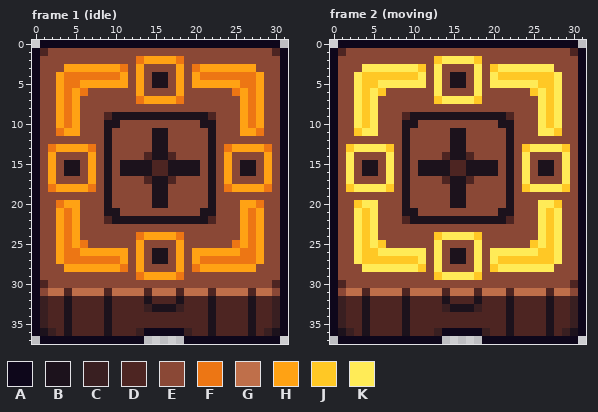
Edited in one commit: pixel-art file (BurningKnight/Content/Animations/moving_platform.ase). The first picture shows the starting point.
32x38 pixels, 2 frames. Shown: frame 1 (idle), frame 2 (moving).
Palette (. is transparent): A #0e071b  B #1c121c  C #391f21  D #4d2522  E #8a4836  F #ed7614  G #bf6f4a  H #ffa214  J #ffc825  K #ffeb57
Pixels before, frame 1 (idle), first column x 0:
 0 .AAAAAAAAAAAAAAAAAAAAAAAAAAAAAA.
 1 ADEEEEEEEEEEEEEEEEEEEEEEEEEEEEDA
 2 AEEEEEEEEEEEEFHHHHFEEEEEEEEEEEEA
 3 AEEEHHHHHHHFEHEEEEHEFHHHHHHHEEEA
 4 AEEHFFFFFFFHEHEBBEHEHFFFFFFFHEEA
 5 AEEHFFHHHHHHEHEBBEHEHHHHHHFFHEEA
 6 AEEHFHFEEEEEEHEEEEHEEEEEEFHFHEEA
 7 AEEHFHEEEEEEEFHHHHFEEEEEEEHFHEEA
 8 AEEHFHEEEEEEEEEEEEEEEEEEEEHFHEEA
 9 AEEHFHEEEDBBBBBBBBBBBBDEEEHFHEEA
10 AEEHFHEEEBBEEEEEEEEEEBBEEEHFHEEA
11 AEEFHHEEEBEEEEEBBEEEEEBEEEHHFEEA
12 AEEEEEEEEBEEEEEBBEEEEEBEEEEEEEEA
13 AEFHHHHFEBEEEEEBBEEEEEBEFHHHHFEA
14 AEHEEEEHEBEEEEDBBDEEEEBEHEEEEHEA
15 AEHEBBEHEBEBBBBDDBBBBEBEHEBBEHEA
16 AEHEBBEHEBEBBBBDDBBBBEBEHEBBEHEA
17 AEHEEEEHEBEEEEDBBDEEEEBEHEEEEHEA
18 AEFHHHHFEBEEEEEBBEEEEEBEFHHHHFEA
19 AEEEEEEEEBEEEEEBBEEEEEBEEEEEEEEA
20 AEEFHHEEEBEEEEEBBEEEEEBEEEHHFEEA
21 AEEHFHEEEBBEEEEEEEEEEBBEEEHFHEEA
22 AEEHFHEEEDBBBBBBBBBBBBDEEEHFHEEA
23 AEEHFHEEEEEEEEEEEEEEEEEEEEHFHEEA
24 AEEHFHEEEEEEEFHHHHFEEEEEEEHFHEEA
25 AEEHFHFEEEEEEHEEEEHEEEEEEFHFHEEA
26 AEEHFFHHHHHHEHEBBEHEHHHHHHFFHEEA
27 AEEHFFFFFFFHEHEBBEHEHFFFFFFFHEEA
28 AEEEHHHHHHHFEHEEEEHEFHHHHHHHEEEA
29 AEEEEEEEEEEEEFHHHHFEEEEEEEEEEEEA
30 ADEEEEEEEEEEEEEEEEEEEEEEEEEEEEDA
31 AEGGDGGGGDGGGGDGGGDGGGDGGGGDGGEA
32 ACDDBDDDDBDDDDBDDDBDDDBDDDDBDDCA
33 ACDDBDDDDBDDDDCBBBCDDDBDDDDBDDCA
34 ACDDBDDDDBDDDDDDDDDDDDBDDDDBDDCA
35 ACDDBDDDDBDDDDDDDDDDDDBDDDDBDDCA
36 ABCDBDDDDBDDDCAAAAACDDBDDDDBDCBA
37 .AAAAAAAAAAAAA.....AAAAAAAAAAAA.
Pixels before, frame 2 (moving), first column x 0:
 0 .AAAAAAAAAAAAAAAAAAAAAAAAAAAAAA.
 1 ADEEEEEEEEEEEEEEEEEEEEEEEEEEEEDA
 2 AEEEEEEEEEEEEJKKKKJEEEEEEEEEEEEA
 3 AEEEKKKKKKKJEKEEEEKEJKKKKKKKEEEA
 4 AEEKJJJJJJJKEKEBBEKEKJJJJJJJKEEA
 5 AEEKJJKKKKKKEKEBBEKEKKKKKKJJKEEA
 6 AEEKJKJEEEEEEKEEEEKEEEEEEJKJKEEA
 7 AEEKJKEEEEEEEJKKKKJEEEEEEEKJKEEA
 8 AEEKJKEEEEEEEEEEEEEEEEEEEEKJKEEA
 9 AEEKJKEEEDBBBBBBBBBBBBDEEEKJKEEA
10 AEEKJKEEEBBEEEEEEEEEEBBEEEKJKEEA
11 AEEJKKEEEBEEEEEBBEEEEEBEEEKKJEEA
12 AEEEEEEEEBEEEEEBBEEEEEBEEEEEEEEA
13 AEJKKKKJEBEEEEEBBEEEEEBEJKKKKJEA
14 AEKEEEEKEBEEEEDBBDEEEEBEKEEEEKEA
15 AEKEBBEKEBEBBBBDDBBBBEBEKEBBEKEA
16 AEKEBBEKEBEBBBBDDBBBBEBEKEBBEKEA
17 AEKEEEEKEBEEEEDBBDEEEEBEKEEEEKEA
18 AEJKKKKJEBEEEEEBBEEEEEBEJKKKKJEA
19 AEEEEEEEEBEEEEEBBEEEEEBEEEEEEEEA
20 AEEJKKEEEBEEEEEBBEEEEEBEEEKKJEEA
21 AEEKJKEEEBBEEEEEEEEEEBBEEEKJKEEA
22 AEEKJKEEEDBBBBBBBBBBBBDEEEKJKEEA
23 AEEKJKEEEEEEEEEEEEEEEEEEEEKJKEEA
24 AEEKJKEEEEEEEJKKKKJEEEEEEEKJKEEA
25 AEEKJKJEEEEEEKEEEEKEEEEEEJKJKEEA
26 AEEKJJKKKKKKEKEBBEKEKKKKKKJJKEEA
27 AEEKJJJJJJJKEKEBBEKEKJJJJJJJKEEA
28 AEEEKKKKKKKJEKEEEEKEJKKKKKKKEEEA
29 AEEEEEEEEEEEEJKKKKJEEEEEEEEEEEEA
30 ADEEEEEEEEEEEEEEEEEEEEEEEEEEEEDA
31 AEGGDGGGGDGGGGDGGGDGGGDGGGGDGGEA
32 ACDDBDDDDBDDDDBDDDBDDDBDDDDBDDCA
33 ACDDBDDDDBDDDDCBBBCDDDBDDDDBDDCA
34 ACDDBDDDDBDDDDDDDDDDDDBDDDDBDDCA
35 ACDDBDDDDBDDDDDDDDDDDDBDDDDBDDCA
36 ABCDBDDDDBDDDCAAAAACDDBDDDDBDCBA
37 .AAAAAAAAAAAAA.....AAAAAAAAAAAA.
After the commit:
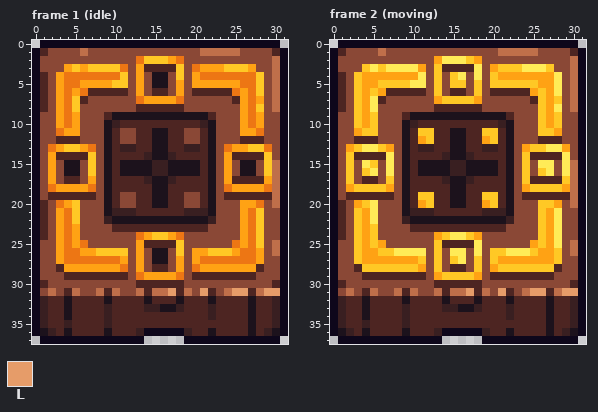
Colours new in this view: L #e69c69
Difference:
Frame 1 (idle):
y 1: x 6 E -> G; x 21..25 EEEEE -> GGGGG
y 2: x 14..16 HHH -> JJJ; x 30 E -> G
y 3: x 5 H -> J; x 7..10 HHHH -> JJJJ; x 14..18 EEEEH -> DDDDJ; x 24..26 HHH -> JJJ; x 30 E -> G
y 4: x 1 E -> D; x 11 H -> J; x 18 H -> J; x 28 H -> J; x 30 E -> G
y 5: x 1 E -> D; x 10..11 HH -> JJ; x 28 H -> J; x 30 E -> G
y 6: x 1 E -> D; x 7..11 EEEEE -> DDDDD; x 15..16 EE -> DD; x 20..24 EEEEE -> DDDDD; x 28 H -> J; x 30 E -> G
y 7: x 1 E -> D; x 5..6 HE -> JD; x 25 E -> D; x 30 E -> G
y 8: x 1 E -> D; x 5 H -> J; x 13..18 EEEEEE -> DDDDDD; x 28 H -> J; x 30 E -> G
y 10: x 10..21 BEEEEEEEEEEB -> CDDDDDDDDDDC
y 11: x 10 E -> D; x 13..14 EE -> DD; x 17..18 EE -> DD; x 21 E -> D
y 12: x 3..5 EEE -> DDD; x 10 E -> D; x 13..14 EE -> DD; x 17..18 EE -> DD; x 21 E -> D; x 26..28 EEE -> DDD
y 13: x 4..5 HH -> JJ; x 10..14 EEEEE -> DCCDD; x 17..21 EEEEE -> DDCCD; x 27..28 HH -> JJ
y 14: x 3..7 EEEEH -> DDDDJ; x 10..14 EEEED -> DDDDC; x 17..21 DEEEE -> CDDDD; x 25..29 EEEEH -> DDDDJ
y 15..16: x 7 H -> J; x 10 E -> D; x 15..16 DD -> CC; x 21 E -> D; x 29..30 HE -> JG
y 17: x 4..5 EE -> DD; x 10..14 EEEED -> DDDDC; x 17..21 DEEEE -> CDDDD; x 25..28 EEEE -> DDDD; x 30 E -> G
y 18: x 10..14 EEEEE -> DDDDD; x 17..21 EEEEE -> DDDDD; x 30 E -> G
y 19: x 2..7 EEEEEE -> DDDDDD; x 10 E -> D; x 13..14 EE -> DD; x 17..18 EE -> DD; x 21 E -> D; x 24..30 EEEEEEE -> DDDDDDG
y 20: x 1 E -> D; x 5 H -> J; x 10 E -> D; x 13..14 EE -> DD; x 17..18 EE -> DD; x 21 E -> D; x 30 E -> G
y 21: x 1 E -> D; x 5 H -> J; x 10..21 BEEEEEEEEEEB -> CCCDDDDDDCCC; x 28 H -> J
y 22: x 1 E -> D; x 5 H -> J; x 9 D -> C; x 22 D -> C; x 28 H -> J
y 23: x 1 E -> D; x 10..21 EEEEEEEEEEEE -> DDDDDDDDDDDD; x 28 H -> J
y 24: x 1 E -> D; x 15..16 HH -> JJ; x 28 H -> J
y 25: x 14..18 EEEEH -> DDDDJ; x 28 H -> J; x 30 E -> G
y 26: x 8..11 HHHH -> JJJJ; x 18 H -> J; x 22..24 HHH -> JJJ; x 30 E -> G
y 28: x 3 E -> D; x 15..16 EE -> DD; x 28 E -> D
y 29: x 4..11 EEEEEEEE -> DDDDDDDD; x 20..27 EEEEEEEE -> DDDDDDDD
y 30: x 13..18 EEEEEE -> DDDDDD
y 31: x 3 G -> E; x 6..7 GG -> EE; x 11..12 GG -> EE; x 17 G -> L; x 20..21 GG -> EL; x 23 G -> E; x 25..26 GG -> LL; x 29..30 GE -> LL
y 33: x 9 B -> C; x 15 B -> C; x 22 B -> C
y 34: x 9 B -> C; x 22 B -> C
y 35: x 4 B -> C; x 9 B -> C; x 22 B -> D
Frame 2 (moving):
y 1: x 6 E -> G; x 21..25 EEEEE -> GGGGG
y 2: x 13 J -> H; x 17..18 KJ -> JH; x 30 E -> G
y 3: x 4 K -> J; x 6 K -> J; x 11 J -> H; x 13..17 KEEEE -> JDDDD; x 20..23 JKKK -> HJJJ; x 27 K -> J; x 30 E -> G
y 4: x 1 E -> D; x 3..10 KJJJJJJJ -> JHHHHHHH; x 13 K -> J; x 15..16 BB -> JK; x 20..27 KJJJJJJJ -> JHHHHHHH; x 30 E -> G
y 5: x 1 E -> D; x 3..9 KJJKKKK -> JHHJJJJ; x 13 K -> J; x 15..16 BB -> JJ; x 18 K -> J; x 20..27 KKKKKKJJ -> JJJJJJHH; x 30 E -> G
y 6: x 1 E -> D; x 3..11 KJKJEEEEE -> JHJHDDDDD; x 13 K -> J; x 15..16 EE -> DD; x 18 K -> J; x 20..27 EEEEEJKJ -> DDDDDHJH; x 30 E -> G
y 7: x 1 E -> D; x 3..4 KJ -> JH; x 6 E -> D; x 13..18 JKKKKJ -> HJJJJH; x 25..28 EKJK -> DJHJ; x 30 E -> G
y 8: x 1 E -> D; x 3..4 KJ -> JH; x 13..18 EEEEEE -> DDDDDD; x 26..27 KJ -> JH; x 30 E -> G
y 9: x 3..5 KJK -> JHJ; x 26..28 KJK -> JHJ
y 10: x 3..5 KJK -> JHJ; x 10..21 BEEEEEEEEEEB -> CDDDDDDDDDDC; x 26..28 KJK -> JHJ
y 11: x 3..5 JKK -> HJJ; x 10..14 EEEEE -> DJJDD; x 17..21 EEEEE -> DDJJD; x 26..28 KKJ -> JJH
y 12: x 3..5 EEE -> DDD; x 10..14 EEEEE -> DHJDD; x 17..21 EEEEE -> DDHJD; x 26..28 EEE -> DDD
y 13: x 2..3 JK -> HJ; x 6..7 KJ -> JH; x 10..14 EEEEE -> DCCDD; x 17..21 EEEEE -> DDCCD; x 24..26 JKK -> HJJ; x 29 J -> H
y 14: x 2..6 KEEEE -> JDDDD; x 10..14 EEEED -> DDDDC; x 17..21 DEEEE -> CDDDD; x 24..28 KEEEE -> JDDDD
y 15: x 2 K -> J; x 4..5 BB -> KJ; x 10 E -> D; x 15..16 DD -> CC; x 21 E -> D; x 24 K -> J; x 26..27 BB -> KK; x 30 E -> G
y 16: x 2 K -> J; x 4..5 BB -> JK; x 10 E -> D; x 15..16 DD -> CC; x 21 E -> D; x 24 K -> J; x 26..27 BB -> JK; x 30 E -> G
y 17: x 2 K -> J; x 4..5 EE -> DD; x 7 K -> J; x 10..14 EEEED -> DDDDC; x 17..21 DEEEE -> CDDDD; x 24..30 KEEEEKE -> JDDDDJG
y 18: x 2..7 JKKKKJ -> HJJJJH; x 10..14 EEEEE -> DDDDD; x 17..21 EEEEE -> DDDDD; x 24..30 JKKKKJE -> HJJJJHG
y 19: x 2..7 EEEEEE -> DDDDDD; x 10..14 EEEEE -> DJJDD; x 17..21 EEEEE -> DDJJD; x 24..30 EEEEEEE -> DDDDDDG
y 20: x 1 E -> D; x 3..4 JK -> HJ; x 10..14 EEEEE -> DHJDD; x 17..21 EEEEE -> DDHJD; x 26..28 KKJ -> JJH; x 30 E -> G
y 21: x 1 E -> D; x 3..4 KJ -> JH; x 10..21 BEEEEEEEEEEB -> CCCDDDDDDCCC; x 26..27 KJ -> JH
y 22: x 1 E -> D; x 3..4 KJ -> JH; x 9 D -> C; x 22 D -> C; x 26..27 KJ -> JH
y 23: x 1 E -> D; x 3..5 KJK -> JHJ; x 10..21 EEEEEEEEEEEE -> DDDDDDDDDDDD; x 26..27 KJ -> JH
y 24: x 1 E -> D; x 3..5 KJK -> JHJ; x 13..14 JK -> HJ; x 17..18 KJ -> JH; x 26..27 KJ -> JH
y 25: x 3..6 KJKJ -> JHJH; x 13..17 KEEEE -> JDDDD; x 25..27 JKJ -> HJH; x 30 E -> G
y 26: x 3..7 KJJKK -> JHHJJ; x 13 K -> J; x 15..16 BB -> KK; x 20..21 KK -> JJ; x 25..28 KJJK -> JHHJ; x 30 E -> G
y 27: x 3..11 KJJJJJJJK -> JHHHHHHHJ; x 13 K -> J; x 15..16 BB -> JK; x 18 K -> J; x 20..28 KJJJJJJJK -> JHHHHHHHJ
y 28: x 3..11 EKKKKKKKJ -> DJJJJJJJH; x 13 K -> J; x 15..16 EE -> DD; x 18 K -> J; x 20..28 JKKKKKKKE -> HJJJJJJJD
y 29: x 4..11 EEEEEEEE -> DDDDDDDD; x 13..18 JKKKKJ -> HJJJJH; x 20..27 EEEEEEEE -> DDDDDDDD
y 30: x 13..18 EEEEEE -> DDDDDD
y 31: x 3 G -> E; x 6..7 GG -> EE; x 11..12 GG -> EE; x 17 G -> L; x 20..21 GG -> EL; x 23 G -> E; x 25..26 GG -> LL; x 29..30 GE -> LL
y 33: x 9 B -> C; x 15 B -> C; x 22 B -> C
y 34: x 9 B -> C; x 22 B -> C
y 35: x 4 B -> C; x 9 B -> C; x 22 B -> D
Changed places in both pictures, as pixel boxes (x1, y1, x2, y2):
changed: (40, 48, 280, 328)
changed: (338, 48, 578, 328)
